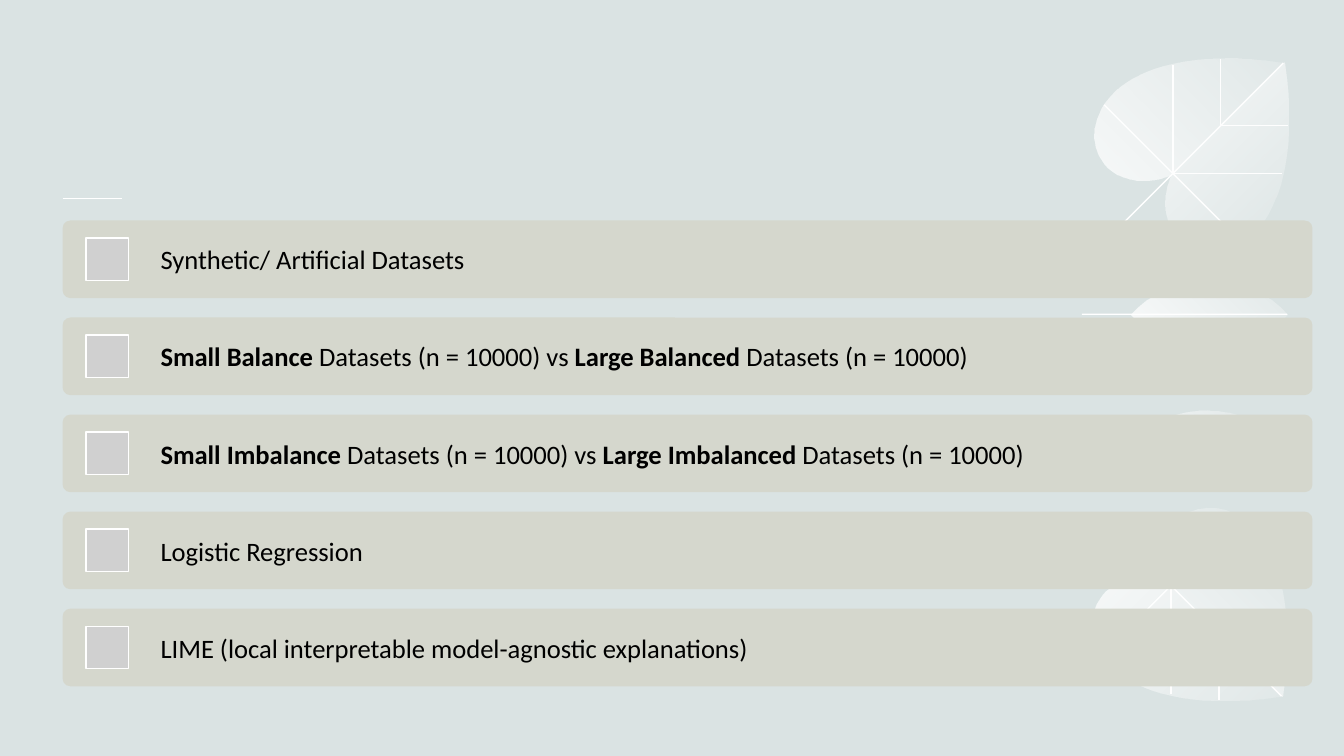
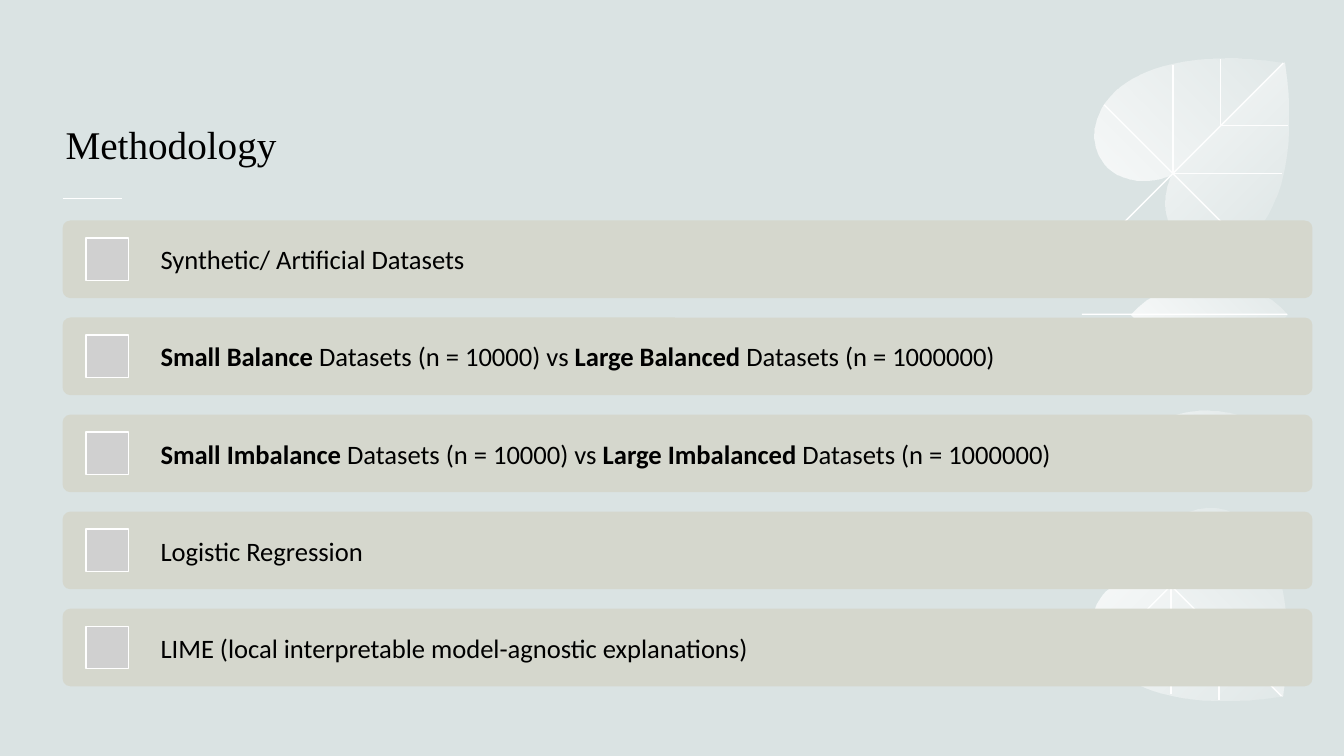
Before and after one commit to hennypurwadi/Imbalanced-or-Balanced-Dataset-Composition, a slide deck: slide 11 of 202370140_XAI_Presentation_1.pptx. Drawn at 1344x756 pixels with LibreOffice and Linux fonts; fonts in the diff are those of the drawing; grey boxes stand for pictures. Boxes give left, top, right and bottom in pixels: in the first picture for what was removed or moved away, otherwise in the second. Text is boxed around its words. In the diff, an @@ line names an element or a change of style, - is before the commit and + after.

```diff
--- a/202370140_XAI_Presentation_1.pptx
+++ b/202370140_XAI_Presentation_1.pptx
@@ text added at box(66, 131, 277, 167), 28 pt, text #000000 @@
+Methodology
@@ text at box(161, 346, 994, 371): text changed @@
-Small Balance Datasets (n = 10000) vs Large Balanced Datasets (n = 10000)
+Small Balance Datasets (n = 10000) vs Large Balanced Datasets (n = 1000000)
@@ text at box(161, 444, 1050, 469): text changed @@
-Small Imbalance Datasets (n = 10000) vs Large Imbalanced Datasets (n = 10000)
+Small Imbalance Datasets (n = 10000) vs Large Imbalanced Datasets (n = 1000000)
```
Also in this commit, not shown: 1 other file.
